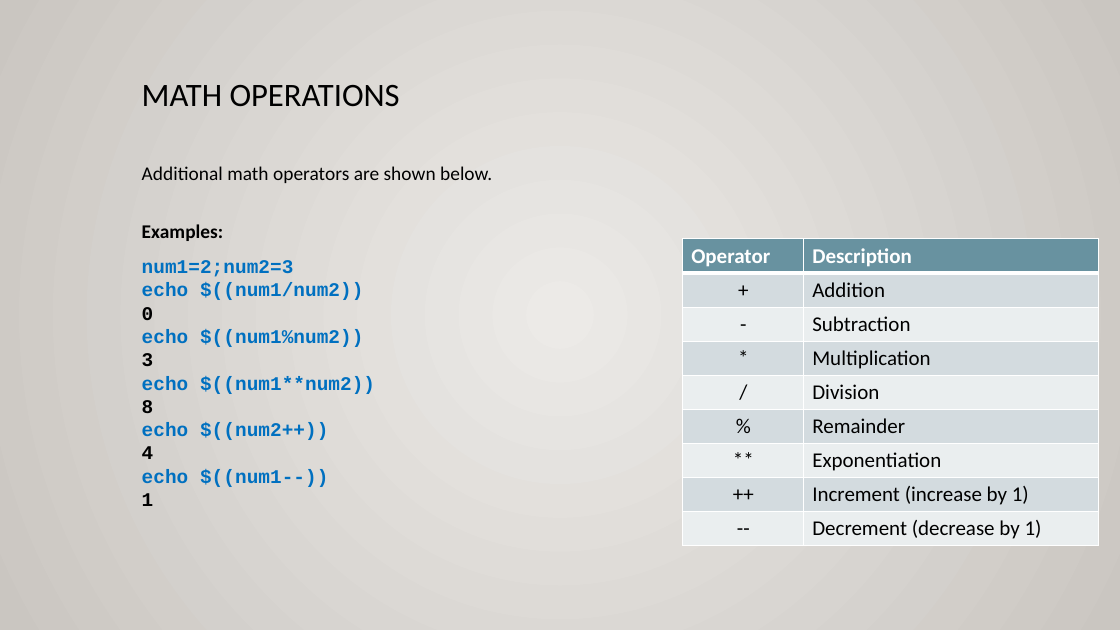
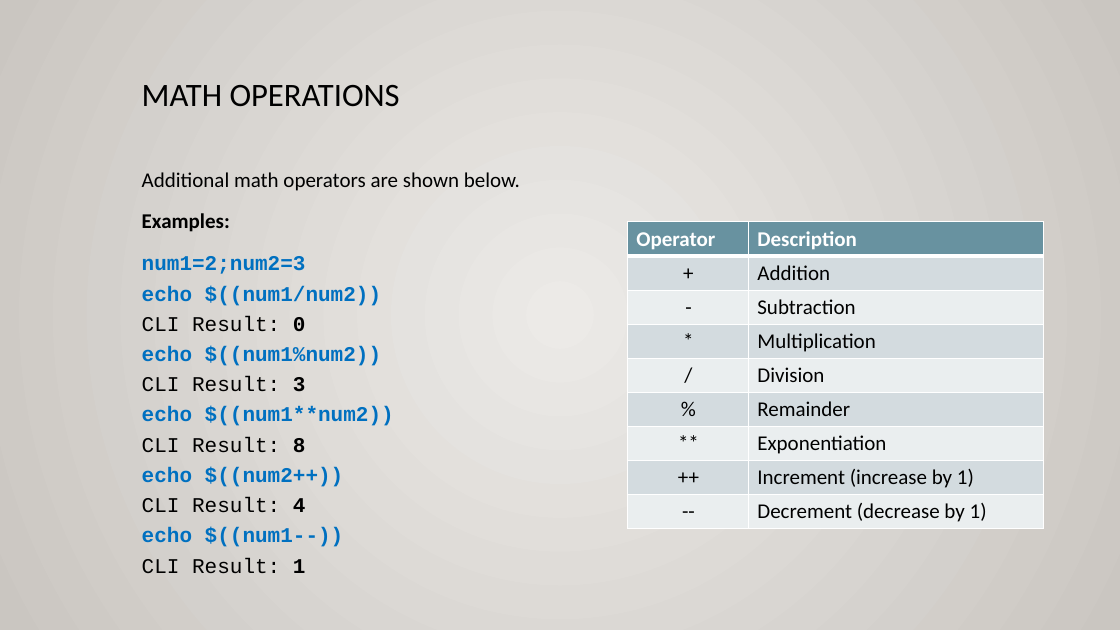
Before and after one commit to ULI101/slides, a slide deck: slide 15 of ULI101-11.2.pptx. Drawn at 1120x630 pixels with LibreOffice and Linux fonts; fonts in the diff are those of the drawing. Boxes give left, top, right and bottom in pixels: in the first picture for what was removed or moved away, otherwise in the second. Text is boxed around its words. In the diff, an @@ line names an element or a change of style, - is before the commit and + after.

```diff
--- a/ULI101-11.2.pptx
+++ b/ULI101-11.2.pptx
@@ text at <box>142,172,520,232</box>: size 16.6 to 18 pt in "Additional math operators are shown below.", "Examples:"; line spacing 1 to 1.2 @@
@@ table: place and size @@
-table at <box>683,239,1098,545</box>
+table at <box>628,222,1044,528</box>
@@ text at <box>142,256,394,574</box>: text changed; size 16.6 to 18 pt @@
-num1=2;num2=3
-echo $((num1/num2))
-0
-echo $((num1%num2))
-3
-echo $((num1**num2))
-8
-echo $((num2++))
-4
-echo $((num1--))
-1
+num1=2;num2=3
+echo $((num1/num2))
+CLI Result: 0
+echo $((num1%num2))
+CLI Result: 3
+echo $((num1**num2))
+CLI Result: 8
+echo $((num2++))
+CLI Result: 4
+echo $((num1--))
+CLI Result: 1
```
Also in this commit, not shown: 29 other slides changed, 3 other files.
